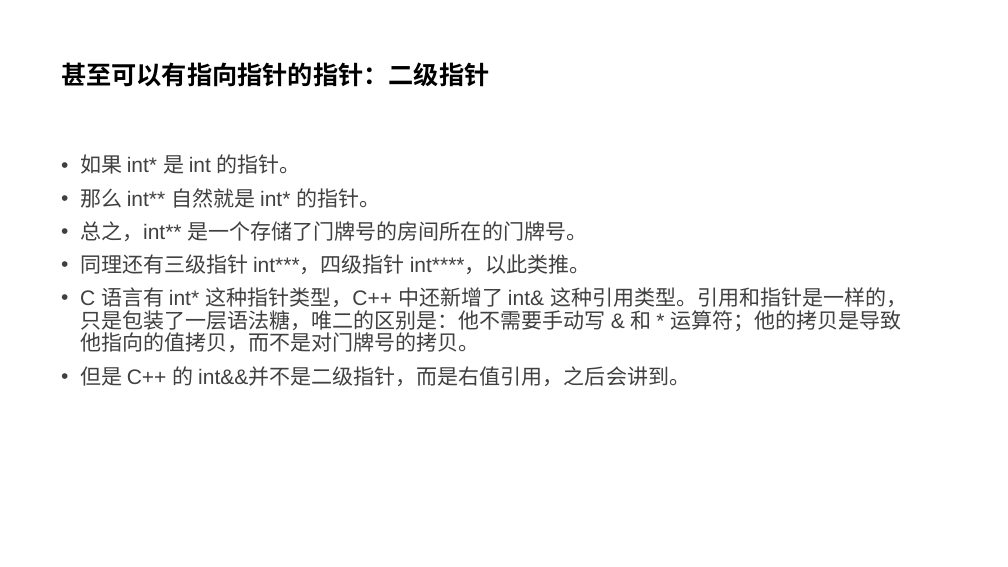
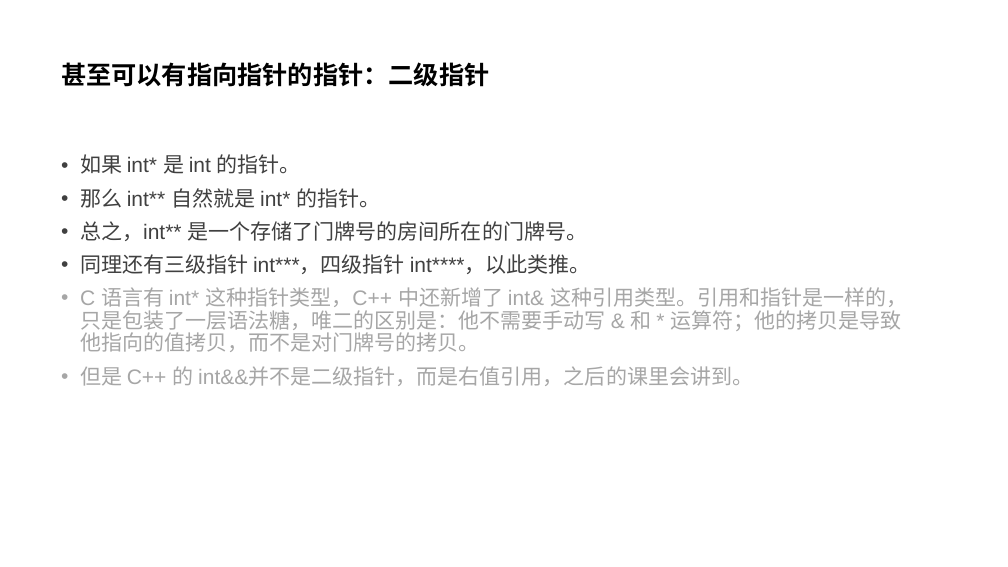
Before and after one commit to parallel101/course, a slide deck: slide 32 of 12/slides.pptx. Drawn at 1008x567 pixels with LibreOffice and Linux fonts; fonts in the diff are those of the drawing. Boxes give left, top, right and bottom in pixels: in the first picture for what was removed or moved away, otherwise in the second. Text is boxed around its words. In the diff, an @@ line names an element or a change of style, - is before the commit and + after.

```diff
--- a/12/slides.pptx
+++ b/12/slides.pptx
@@ text at (80,287,908,352): text colour #404040 to #A6A6A6 in "C 语言有 int* 这种指针类型，C++ 中还新增了 int& 这种引用类型。引用和指针是一样的，只是包装了一层语法糖 ..." @@
@@ text at (80,366,753,386): text changed; text colour #404040 to #A6A6A6 @@
-• 但是 C++ 的 int&&并不是二级指针，而是右值引用，之后会讲到。
+• 但是 C++ 的 int&&并不是二级指针，而是右值引用，之后的课里会讲到。
```
Also in this commit, not shown: 10 slides added, 9 other files.
